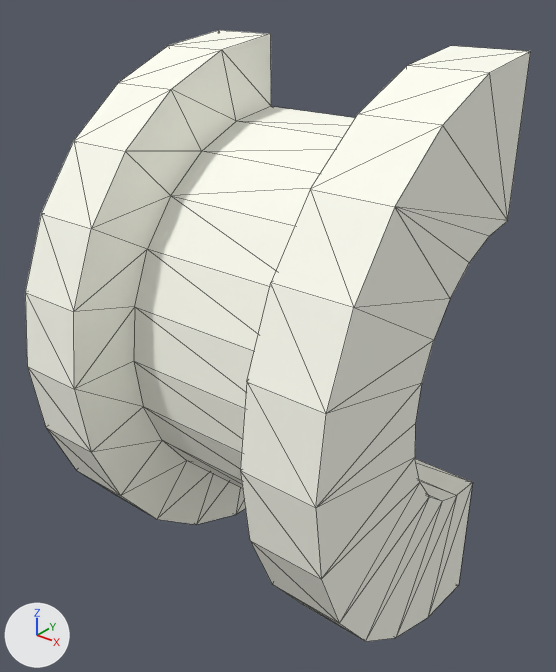
What one commit did to the OBJ model pyweek26/models/game/section_269.obj.
Before and after are seen from a 50 mm camera at (14.05, -9.07, 4.91) aimed at (8.16, -1.71, 0.35). Arrows for +X, +Y and +Z are at lower left; the lights stay in place. Mesh edges are drawn as thin lines. Where no turn or scale is listed for an object, it has been applied to the vertices. Vertices at the same position are counted once.

Names of what the first picture shows: 'section_269'.
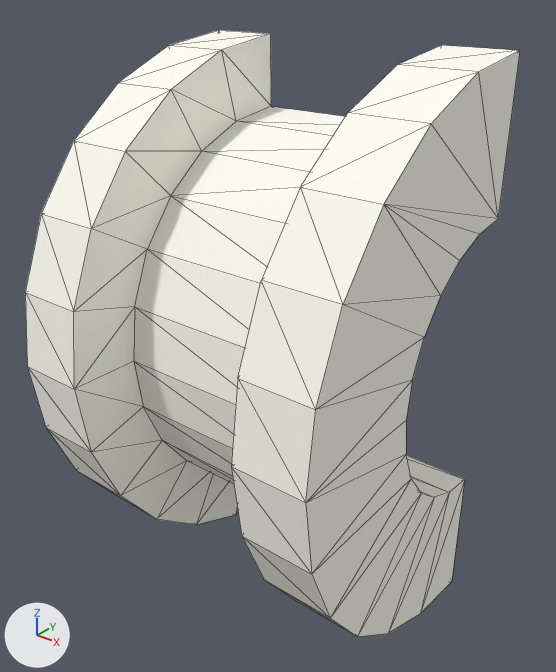
Pixel boxes (x1, y1, x2, y2) of what changed, in the pictures (556 x 672 px; the box of a moved part takes in the faces that stretch with it):
'section_269', reshaped
    before: (25, 30, 531, 642)
    after: (25, 30, 520, 637)
part 1 of me_section_269, moved or reshaped
    before: (158, 46, 531, 642)
    after: (158, 45, 520, 637)

Patch to the scene script:
```diff
--- a/pyweek26/models/game/section_269.obj.py
+++ b/pyweek26/models/game/section_269.obj.py
@@ me_section_269 @@
 me_section_269.from_pydata(...)  # 104 vertices, 204 faces; spans x 5.66..10.47, y -4.0..0.0, z -4.0..4.0
 # used by ob_section_269; location = (0.0, 0.0, 0.0)
+# me_section_269 part 1: all 52 vertices in x 9.47..10.47, y -4.0..0.0, z -4.0..4.0 are moved by (-0.12, 0.0, 0.0)
 me_section_269.materials.append(mat_material_pipe)
```
